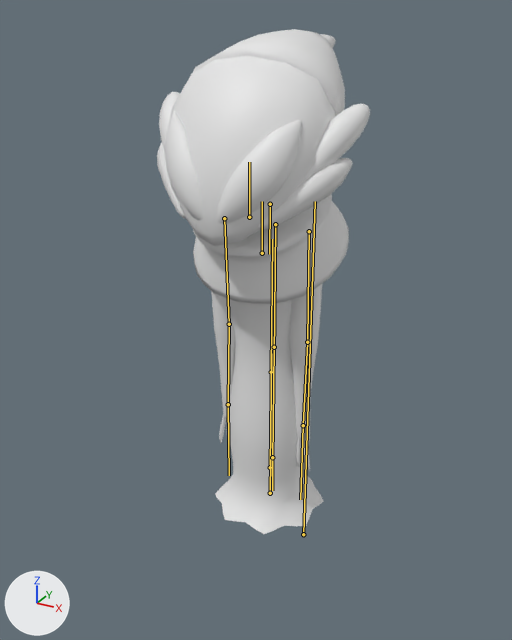
One commit to the FBX model Assets/Characters/Squidder/squidder.fbx: the scene before it, then after it.
The view is the same before and after, from a 50 mm camera at (3.58, -8.05, 1.37) aimed at (-0.27, -1.04, -2.14). Every picture has the same lights, and +X, +Y and +Z are marked at lower left. The bones that bend it are drawn over the model as lines.
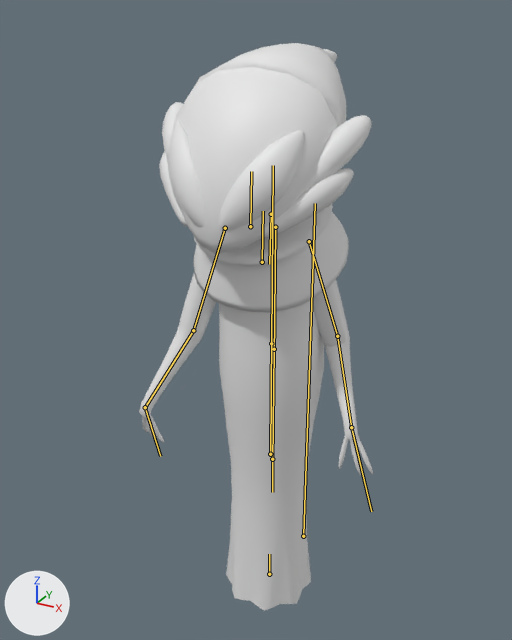
The newer file adds an action. The first version stands in its rest pose; the second is drawn at frame 56 of the action 'Armature|Action'.

What the commit changed:
Bone 'Bone' (bone_bone) moves from (0.0, 0.0, 0.0) to (0.0, -0.03, 0.0).
Bone 'Bone.010' (bone_bone_010) moves from (0.0, 0.0, 0.0) to (0.0, -0.08, 0.0).
Bone 'Bone.010' (bone_bone_010) turns from (0, 0, 0) to (-2, 0, 0) degrees about its own x, y and z.
Bone 'Bone.007' (bone_bone_007) turns from (0, 0, 0) to (-10, -23, -14) degrees about its own x, y and z.
Bone 'Bone.008' (bone_bone_008) turns from (0, 0, 0) to (0, 0, 48) degrees about its own x, y and z.
Bone 'Bone.009' (bone_bone_009) turns from (0, 0, 0) to (0, 0, -31) degrees about its own x, y and z.
Bone 'Bone.012' (bone_bone_012) turns from (0, 0, 0) to (15, 8, 13) degrees about its own x, y and z.
Bone 'Bone.013' (bone_bone_013) turns from (0, 0, 0) to (0, 0, 20) degrees about its own x, y and z.
Bone 'Bone.014' (bone_bone_014) turns from (0, 0, 0) to (0, 0, -56) degrees about its own x, y and z.
Bone 'Bone.003' (bone_bone_003) moves from (0.0, 0.0, 0.0) to (0.0, 0.41, 0.0).
Bone 'Bone.003' (bone_bone_003) is rescaled from (1.0, 1.0, 1.0) to (1.44, 1.27, 1.42).
Bone 'Bone.002' (bone_bone_002) moves from (0.0, 0.0, 0.0) to (0.0, 0.24, 0.0).
Bone 'Bone.002' (bone_bone_002) is rescaled from (1.0, 1.0, 1.0) to (1.08, 1.04, 1.08).
Bone 'Bone.001' (bone_bone_001) moves from (0.0, 0.0, 0.0) to (0.0, -1.38, 0.0).
Bone 'Bone.001' (bone_bone_001) is rescaled from (1.0, 1.0, 1.0) to (0.83, 0.68, 0.83).

Pixel boxes (x1, y1, x2, y2) of what changed, in the pictures (512 x 640 px):
'Cube.001', posed (10% wider, 12% taller): before (157, 29, 370, 534); after (139, 43, 373, 611)
bone 'Bone', root to tip: before (303, 534) to (315, 201); after (303, 536) to (315, 203)
bone 'Bone.010', root to tip: before (262, 253) to (262, 201); after (262, 262) to (263, 211)
bone 'Bone.007', root to tip: before (309, 231) to (307, 342); after (309, 241) to (337, 336)
bone 'Bone.008', root to tip: before (307, 342) to (303, 425); after (337, 336) to (351, 427)
bone 'Bone.009', root to tip: before (303, 425) to (300, 499); after (351, 427) to (371, 511)
bone 'Bone.012', root to tip: before (224, 218) to (229, 324); after (225, 228) to (193, 330)
bone 'Bone.013', root to tip: before (229, 324) to (228, 404); after (193, 330) to (145, 407)
bone 'Bone.014', root to tip: before (228, 404) to (229, 475); after (145, 407) to (160, 456)
bone 'Bone.003', root to tip: before (271, 372) to (272, 239); after (271, 343) to (273, 165)
bone 'Bone.002', root to tip: before (270, 467) to (271, 353); after (270, 454) to (271, 333)
bone 'Bone.001', root to tip: before (270, 493) to (270, 459); after (269, 574) to (269, 554)
